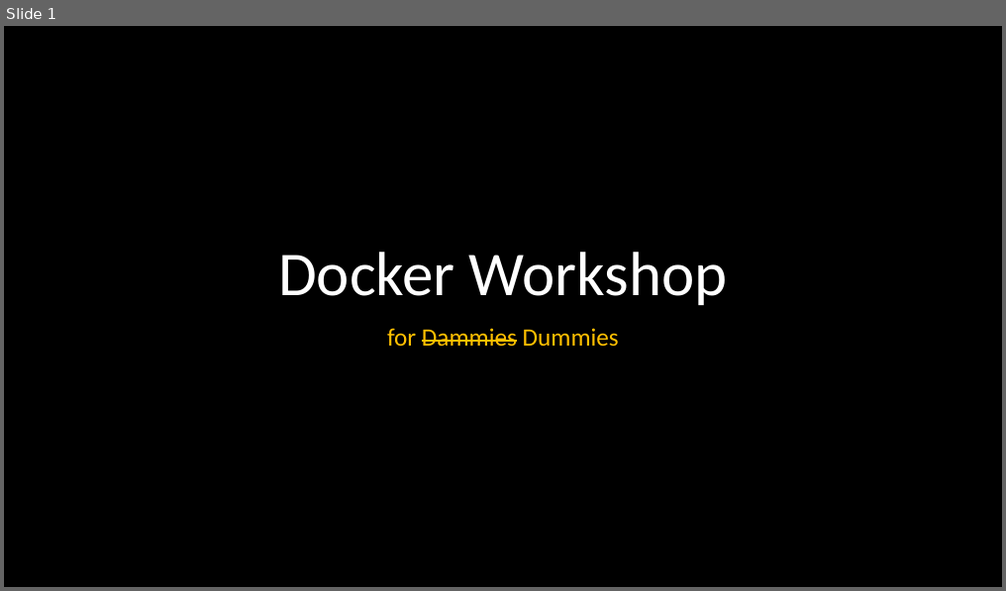
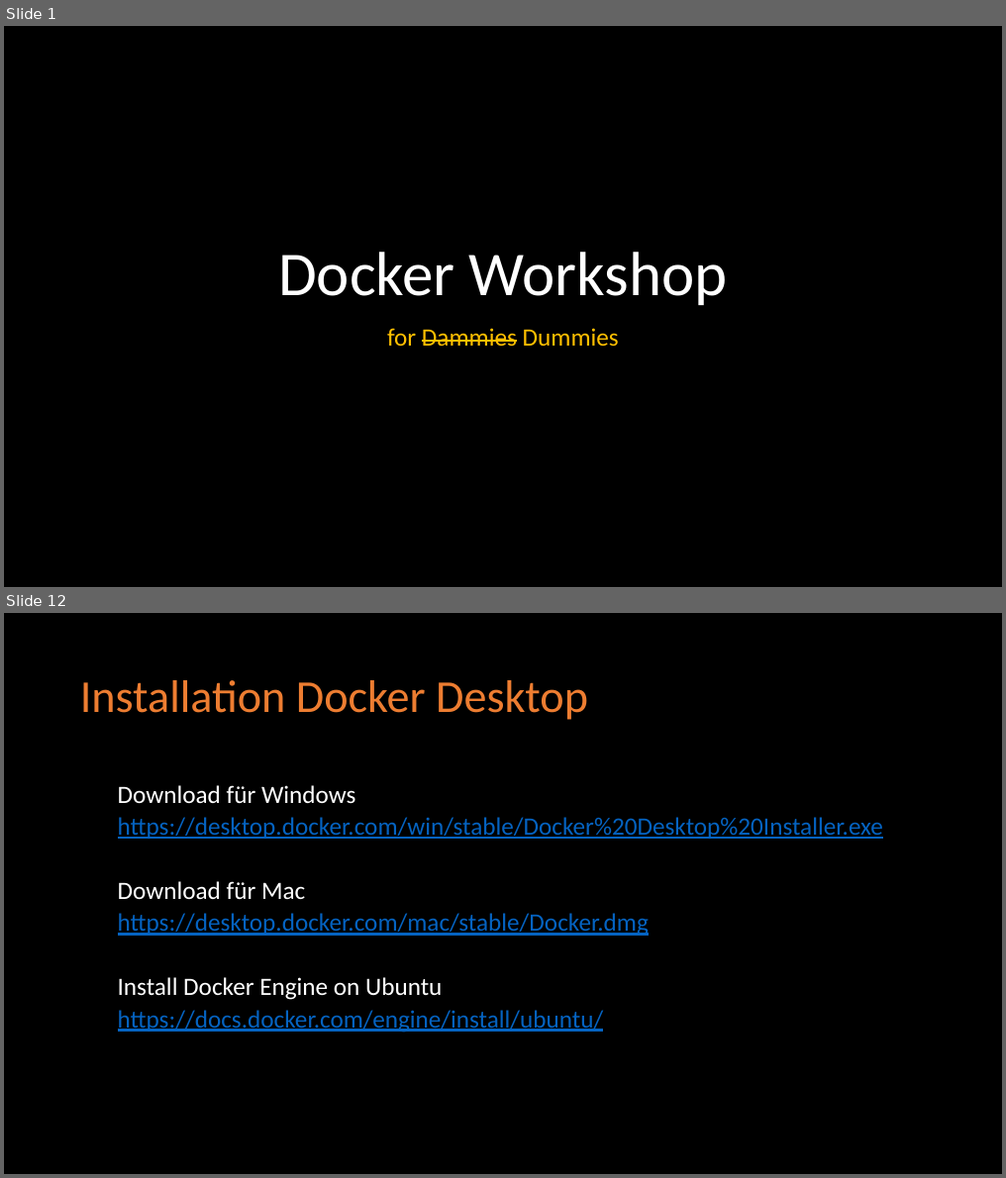
Before and after one commit to BadMadDev/workshop, a slide deck: docs/Docker Workshop.de.pptx. Shown one above the other, each under a label of ours: slide 1 before the commit, slides 1 and 12 after it; the slides between them are not shown. The pictures are 1006x591 and 1006x1178 pixels, drawn with LibreOffice and Linux fonts; fonts in the diff are those of the drawing. Boxes give left, top, right and bottom in pixels: in the first picture for what was removed or moved away, otherwise in the second. Text is boxed around its words. In the diff, an @@ line names an element or a change of style, - is before the commit and + after.

```diff
--- a/docs/Docker Workshop.de.pptx
+++ b/docs/Docker Workshop.de.pptx
@@ slide 12 added at (4,613,1002,1174), background #000000 @@
@@ title added at (80,680,588,720), 44 pt, text #ED7D31 @@
+Installation Docker Desktop
@@ text added at (118,785,883,1033), 24 pt, text #0563C1, underline @@
+  Download für Windows
+  https://desktop.docker.com/win/stable/Docker%20Desktop%20Installer.exe
+  Download für Mac
+  https://desktop.docker.com/mac/stable/Docker.dmg
+  Install Docker Engine on Ubuntu
+  https://docs.docker.com/engine/install/ubuntu/
```
Also in this commit, not shown: 7 slides changed, 3 other slides added, 1 slide removed.
